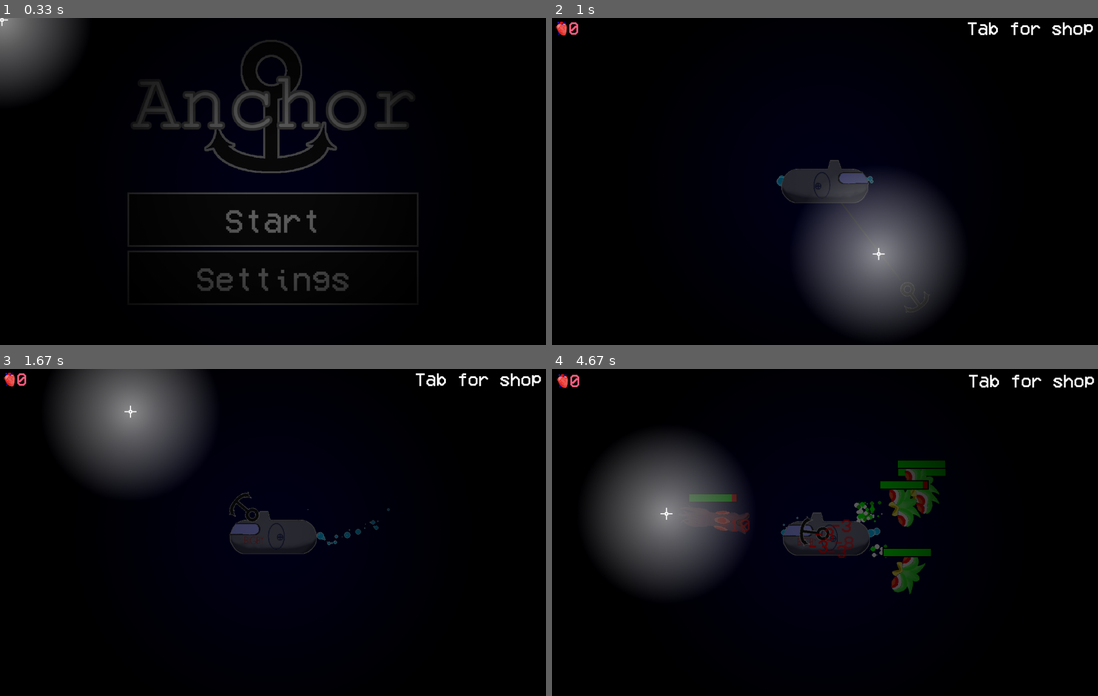
Above: before the commit, frames 1-4 (two rows, left to right).
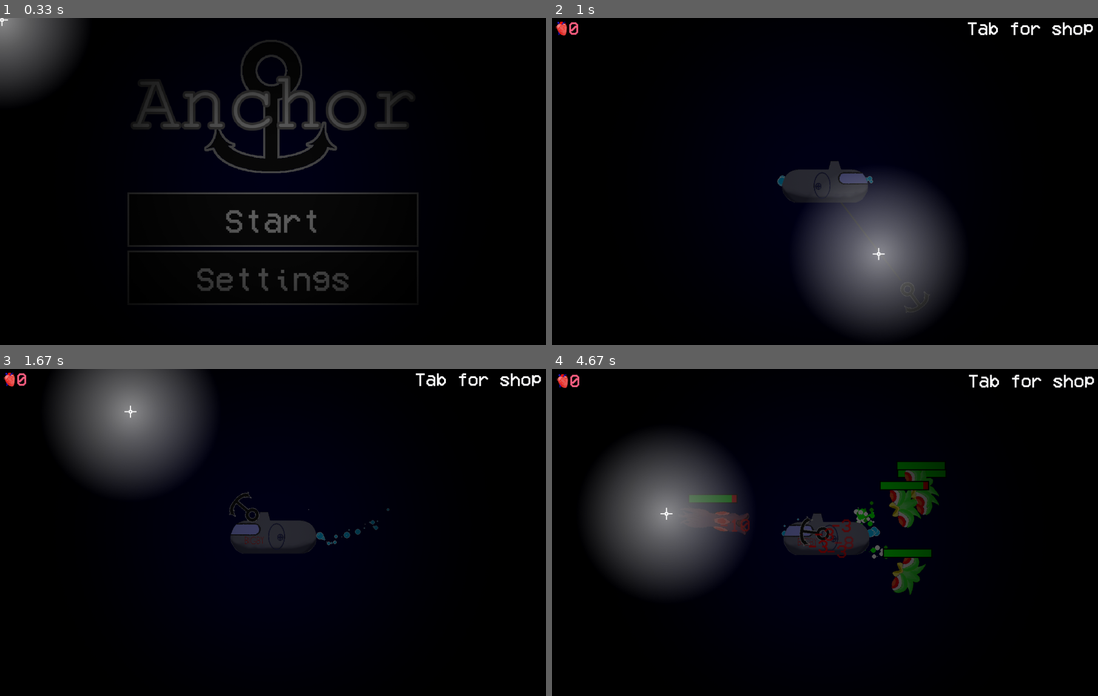
Above: after the commit, the same moments.

Repository: CurryMan1/Pygame-Halloween-GameJam-2023
Game: pygame game, started from main.py
Same seed, same stepped clock (60 frames per second), same inputs: the game is played once before the commit and once after it.
Inputs (mouse positions are in pixels of both pictures, inside the frame that each line leads up to):
- Up to frame 1 (0.33 s): no input
- Up to frame 2 (1 s): click (803, 194) at 0.38 s; click (879, 253) at 0.72 s
- Up to frame 3 (1.67 s): tap Space at 1.07, 1.37, 1.57 s; click (103, 607) at 1.08 s; click (131, 411) at 1.58 s
- Up to frame 4 (4.67 s): click (830, 568) at 1.88 s; tap Space at 2.23, 2.53, 2.73, 3.03, 3.3, 3.63, 3.93, 4.07, 4.47 s; click (1032, 656) at 2.25 s; click (934, 506) at 2.75 s; click (994, 525) at 3.32 s; click (655, 489) at 3.65 s; click (945, 450) at 4.08 s; click (666, 512) at 4.48 s

Frame 1 is identical in both runs. In frame 2, 0.1% of the frame differs, in the area x 41-59%, y 43-57%; in frame 3, 0.1%; in frame 4, 0.9%, in the area x 25-73%, y 27-70%.

Commit message:
more and more balance

Diff:
--- a/entities.py
+++ b/entities.py
@@ -63,7 +63,7 @@
 class Player(Entity):
     SPEED = 12
     WATER_RESISTANCE = 0.95 #for timesing
-    MAX_HP = 1500
+    MAX_HP = 1100
 
     def __init__(self, x: int, y: int, images: list, shield_img: pygame.surface.Surface):
         self.img_no = 0
@@ -298,7 +298,7 @@
 class Consumable(Entity):
     BOUND = 3000
     AIR_RESISTANCE = 0.95
-    DAMAGE = 750
+    DAMAGE = 500
     KB = 60
 
     def __init__(self, x: int, y: int, vel: int, image: pygame.surface.Surface, tag=None):
--- a/main.py
+++ b/main.py
@@ -394,7 +394,7 @@
             #player hp
             dec = self.player.hp/self.player.MAX_HP
             #siren
-            pygame.mixer.Channel(0).set_volume(max(0.2 - dec, 0))
+            pygame.mixer.Channel(0).set_volume(max(0.25 - dec, 0))
             #tint
             tint = DISPLAY.copy()
             tint.fill(RED, special_flags=pygame.BLEND_RGB_MULT)
@@ -527,7 +527,6 @@
         #upgrade buttons
         for i, btn in enumerate(self.upgrade_btn_tags):
             tag, price = btn
-
             u_btn = UpgradeButton(i * 210 + 10, HEIGHT - 210, tag, price)
             self.upgrade_button_group.append(u_btn)
 
Binary file changed: assets/img/sub/1.png
Binary file changed: assets/img/sub/2.png
